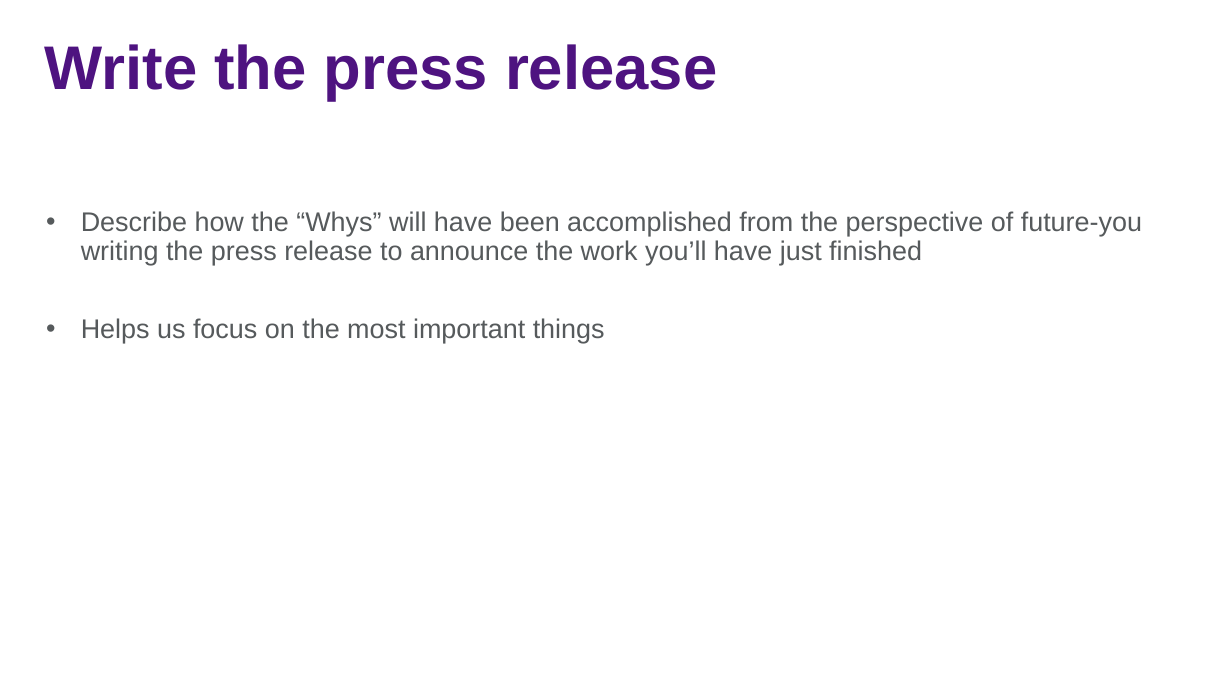
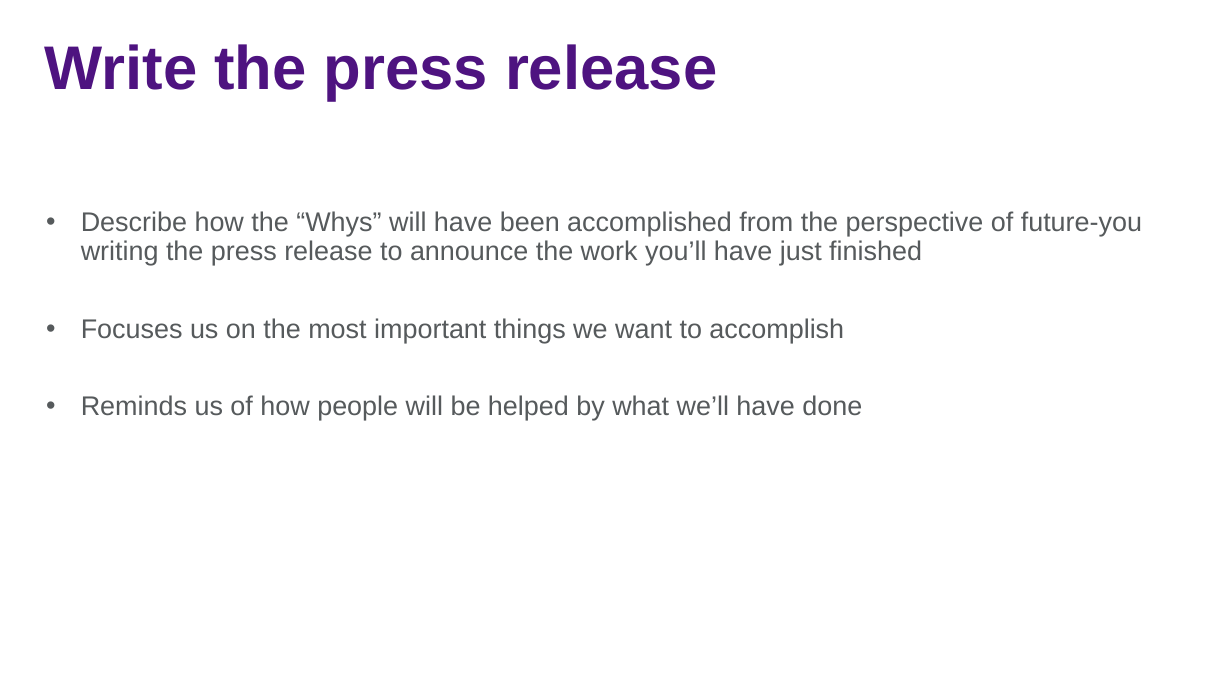
Before and after one commit to jasonjwood/presentations, a slide deck: slide 9 of InFusion2016 - Getting It Done - Jason Wood.pptx. Drawn at 1232x693 pixels with LibreOffice and Linux fonts; fonts in the diff are those of the drawing; background and template pictures are left out. Boxes give left, top, right and bottom in pixels: in the first picture for what was removed or moved away, otherwise in the second. Text is boxed around its words. In the diff, an @@ line names an element or a change of style, - is before the commit and + after.

```diff
--- a/InFusion2016 - Getting It Done - Jason Wood.pptx
+++ b/InFusion2016 - Getting It Done - Jason Wood.pptx
@@ text at [81, 318, 862, 420]: text changed @@
-• Helps us focus on the most important things
+• Focuses us on the most important things we want to accomplish
+• Reminds us of how people will be helped by what we’ll have done
```
Also in this commit, not shown: 8 other slides changed, 2 slides added.
